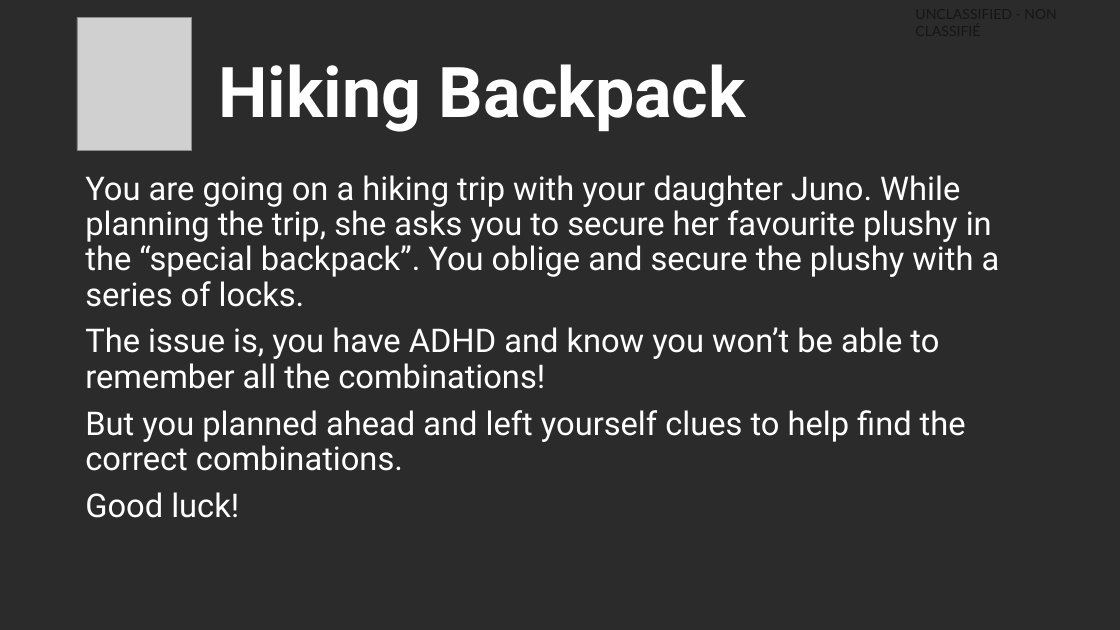
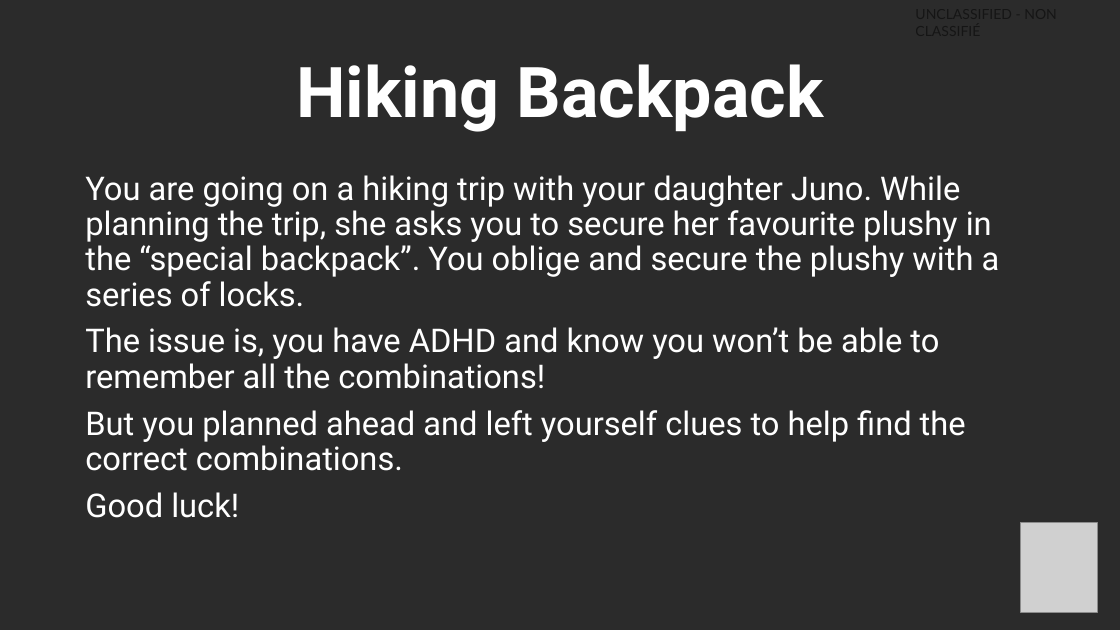
Before and after one commit to OttawaVisuals/EscapeBackpack, a slide deck: slide 1 of Hiking_Trip/Helper_Graphs.pptx. Drawn at 1120x630 pixels with LibreOffice and Linux fonts; fonts in the diff are those of the drawing; grey boxes stand for pictures; background and template pictures are left out; a plain dark background stands for a picture behind light text. Boxes give left, top, right and bottom in pixels: in the first picture for what was removed or moved away, otherwise in the second. Text is boxed around its words. In the diff, an @@ line names an element or a change of style, - is before the commit and + after.

```diff
--- a/Hiking_Trip/Helper_Graphs.pptx
+++ b/Hiking_Trip/Helper_Graphs.pptx
@@ title "Hiking Backpack": place and size @@
-title "Hiking Backpack" at bbox=[218, 64, 746, 132]
+title "Hiking Backpack" at bbox=[296, 64, 824, 132]
@@ title "Hiking Backpack" at bbox=[296, 64, 824, 132]: alignment left to centre @@
@@ picture: place and size @@
-picture at bbox=[77, 18, 192, 150]
+picture at bbox=[1021, 523, 1098, 613]
```
Also in this commit, not shown: 4 other slides changed, 1 slide added, 35 other files.
